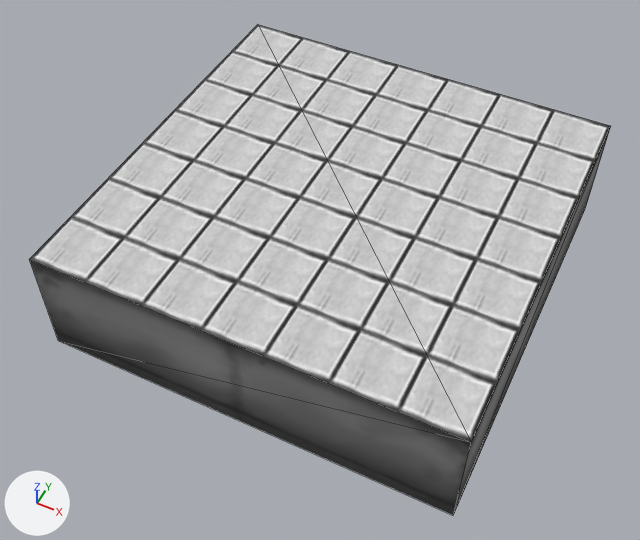
Two versions of the glTF model assets/room.glb, one commit apart.
The view is the same before and after, from a 50 mm lens placed at (8.83, -19.18, 23.62), pointed at (-0.17, -1.19, 1.13). Lighting does not change. The marker at lower left points along +X, +Y and +Z. The picture after the commit comes second. Mesh edges are drawn as thin lines. Where no turn or scale is listed for an object, it has been applied to the vertices.

Objects in the first picture: 'ceiling_main', 'wall_back', 'wall_right'.
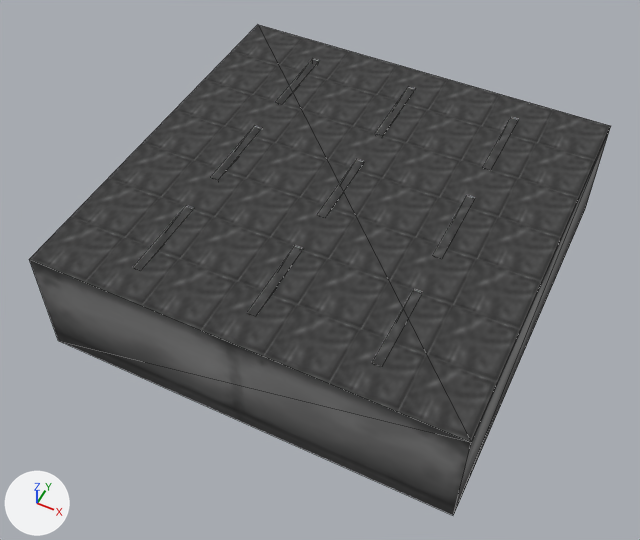
What differs and where, as boxes (x1, y1, x2, y2) in the pictures (640 x 540 px):
'ceiling_main', surface changed (white to grey)
    both: (30, 25, 610, 440)
'light_001', added
    after: (133, 59, 519, 367)

Diff of the bpy script that builds the scene:
```diff
--- a/assets/room.glb.py
+++ b/assets/room.glb.py
@@ img_ceiling_tiles_004 @@
+img_ceiling_tiles_004 = load_image('ceiling_tiles_004', '_unpacked/ceiling_tiles_004', 64, 64, 'sRGB')
@@ mat_ceiling @@
 mat_ceiling = principled_material('Ceiling')
-mat_ceiling.texture = img_ceiling_tiles_002
+mat_ceiling.texture = img_ceiling_tiles_004
 mat_ceiling.roughness = 1.0
@@ me_cube_001 @@
+me_cube_001.from_pydata(...)  # 72 vertices, 90 faces; spans x -0.15..7.92, y -10.33..1.48, z -0.03..0.15
@@ ob_light_001 @@
+ob_light_001 = bpy.data.objects.new('light_001', me_cube_001)
+ob_light_001.location = (-3.88, 4.43, 3.88)
```
